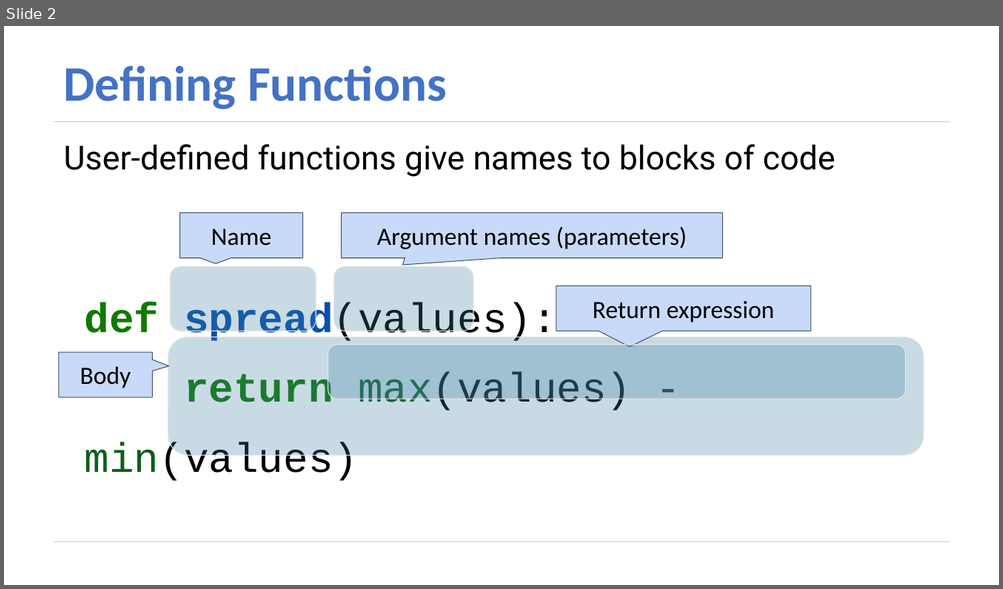
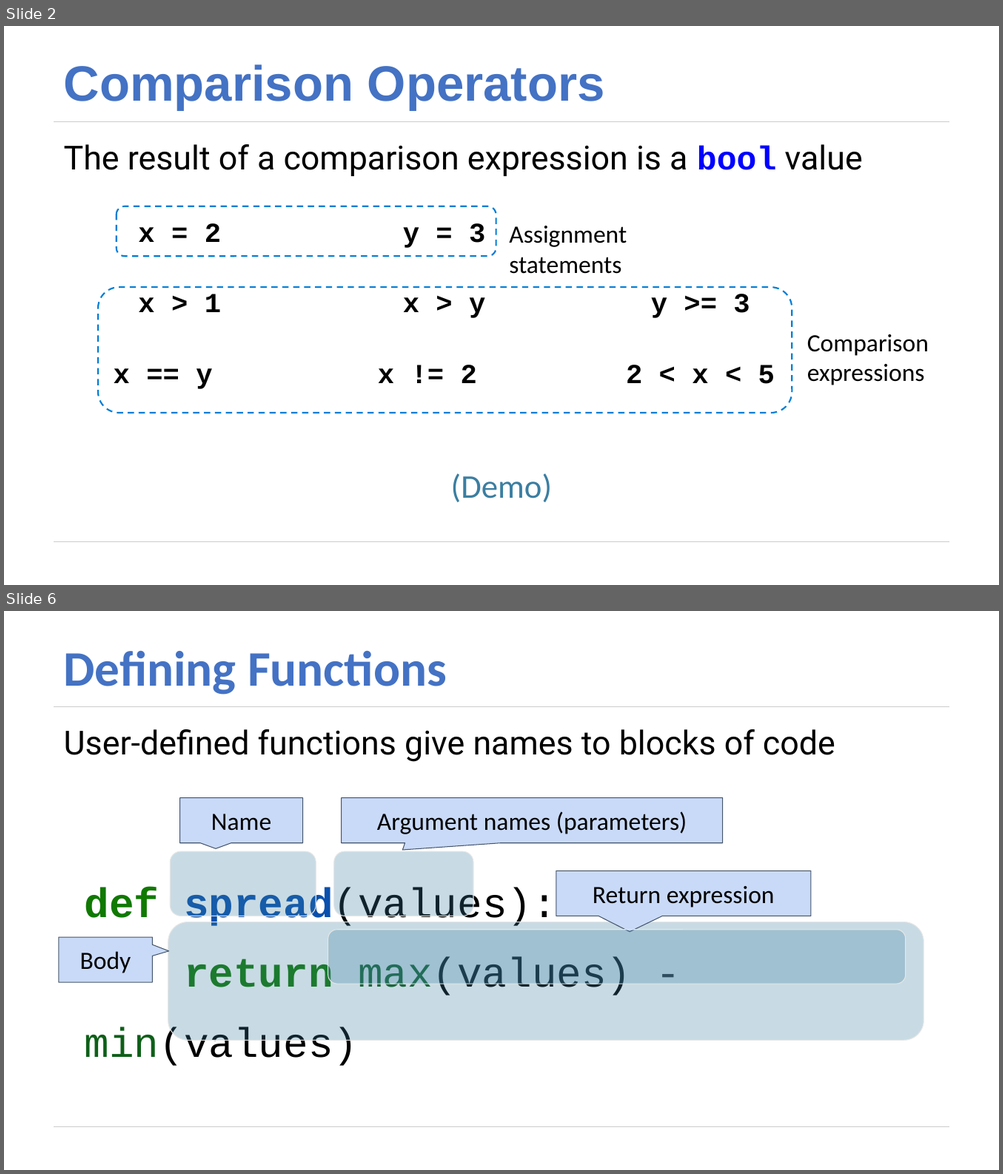
Before and after one commit to DukeCS/FoDS-s19, a slide deck: lec/05-func.pptx. Shown one above the other, each under a label of ours: slide 2 before the commit, slides 2 and 6 after it; the slides between them are not shown. The pictures are 1003x589 and 1003x1174 pixels, drawn with LibreOffice and Linux fonts; fonts in the diff are those of the drawing. Boxes give left, top, right and bottom in pixels: in the first picture for what was removed or moved away, otherwise in the second. Text is boxed around its words. In the diff, an @@ line names an element or a change of style, - is before the commit and + after.

```diff
--- a/lec/05-func.pptx
+++ b/lec/05-func.pptx
@@ slide 2 added at (4,26,999,585), background #FFFFFF; not listed: 2 template elements that a slide beside it also shows @@
@@ title added at (64,64,605,110), 48 pt, text #4472C4, bold @@
+Comparison Operators
@@ text added at (64,144,862,389), 32 pt, text #000000 @@
+The result of a comparison expression is a bool value
+x = 2 y = 3
+x > 1 x > y y >= 3
+x == y x != 2 2 < x < 5
@@ rounded rectangle added at (116,207,496,257), outline #007DD6 1.5 pt dashed @@
@@ text added at (509,226,626,274), 24 pt, text #000000 @@
+Assignment statements
@@ rounded rectangle added at (98,287,792,413), outline #007DD6 1.5 pt dashed @@
@@ text added at (807,335,928,386), 24 pt, text #000000 @@
+Comparison expressions
@@ text added at (451,474,552,503), 32 pt, text #3B7EA1 @@
+(Demo)
@@ what was slide 2 is now slide 6 @@
```
Also in this commit, not shown: 1 slide changed, 4 other slides added, 25 other files.
